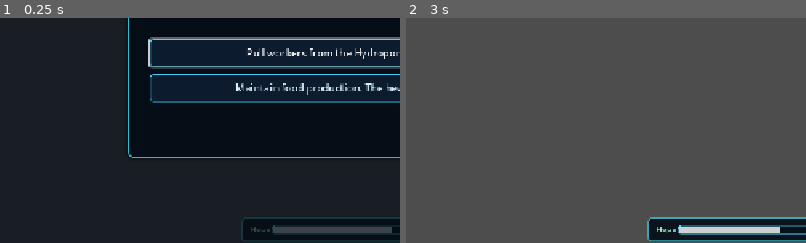
Above: before the commit, frames 1-2 (left to right).
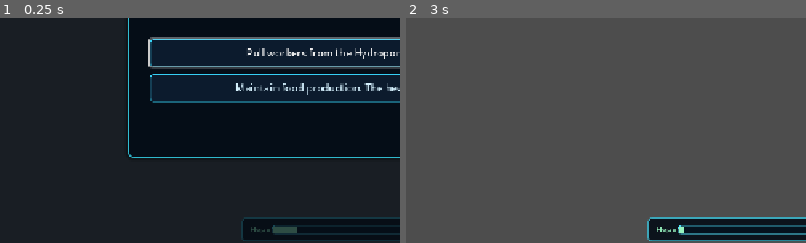
Above: after the commit, the same moments.

Repository: MLinh2407/godot-survival-city-builder-game
Game: Godot game, scene res://scenes/main/Main.tscn
Same seed, same stepped clock (60 frames per second), same inputs: the game is played once before the commit and once after it.
Inputs (mouse positions are % of the whole screen's width and height, from its top left):
- Up to frame 1 (0.25 s): no input
- Up to frame 2 (3 s): click "1x" at 0.5 s; click "2x" at 1.25 s; click (98, 3) at 2 s; click "Pull workers from the Hydropo…" at 2.75 s
The pictures show only the part of the screen within x 0-50%, y 50-100%; the shares and areas given below are measured in that part.

The runs differ from the first frame. In frame 1, 0.6% of the frame differs, in the area x 74-98%, y 92-96%; in frame 2, 0.7%, in the area x 68-94%, y 92-96%.

Commit message:
implement Hope/Order slider verification and ending gates

Diff:
--- a/project.godot
+++ b/project.godot
@@ -23,6 +23,7 @@
 AudioManager="*uid://ddhlbd5igyi77"
 TimeManager="*res://scripts/managers/TimeManager.gd"
 JournalManager="*uid://dkxlw4r4hhgxk"
+EndingManager="*uid://dwu6np34ixhan"
 
 [display]
 
--- a/scenes/UI/BuildingInspector.gd
+++ b/scenes/UI/BuildingInspector.gd
@@ -286,9 +286,9 @@
 				var b = building_system.active_buildings[pos]
 				print("[DEBUG] Building", b.building_name, "pos", pos, "base_power", b.base_production_power, "is_upgraded", b.is_upgraded, "workers", b.workers_assigned)
 
-	# Play upgrade SFX
+	# Play SFX for user feedback
 	if AudioManager and AudioManager.has_method("play_build_sfx"):
-		AudioManager.play_build_sfx("upgrade")
+		AudioManager.play_build_sfx("place")
 
 	if not ResourceManager.consume_materials(cost):
 		push_warning("Upgrade failed: insufficient materials")
--- a/scenes/main/Main.gd
+++ b/scenes/main/Main.gd
@@ -98,6 +98,10 @@
 		food_bar.get_parent().add_child(_ration_buffer_bar)
 		_ration_buffer_bar.visible = false
 
+	# TEMP VERIFICATION — remove after confirming
+	GameManager.hope_order_slider = 10.0
+	print("TEST: Slider forced to 10 — expect Hope zone modifiers in next day tick")
+
 func _on_population_changed() -> void:
 	var p = GameManager.population_state
 	if pop_label and p:
--- a/scripts/managers/AudioManager.gd
+++ b/scripts/managers/AudioManager.gd
@@ -21,20 +21,13 @@
 var sfx_slider_move: AudioStream = preload("res://assets/audio/sfx/ui/sfx_ui_slider_move.mp3")
 var sfx_build_repair: AudioStream = preload("res://assets/audio/sfx/build/sfx_build_finish.mp3")
 var sfx_build_place: AudioStream = preload("res://assets/audio/sfx/build/sfx_build_place.mp3")
-var sfx_build_upgrade: AudioStream = preload("res://assets/audio/sfx/build/sfx_build_upgrade.mp3")
 
 var sfx_death_colonist: AudioStream = null
 var sfx_desertion: AudioStream = null
 
 func play_build_sfx(type: String) -> void:
 	match type:
-		"upgrade":
-			if ui_sfx_player and sfx_build_upgrade:
-				ui_sfx_player.stream = sfx_build_upgrade
-				ui_sfx_player.play()
-				var t = get_tree().create_timer(2.5)
-				t.timeout.connect(Callable(ui_sfx_player, "stop"))
-		"place":
+		"repair", "upgrade", "place":
 			if ui_sfx_player and sfx_build_place:
 				ui_sfx_player.stream = sfx_build_place
 				ui_sfx_player.play()
@@ -46,12 +39,6 @@
 				ui_sfx_player.play()
 				var t2 = get_tree().create_timer(2.5)
 				t2.timeout.connect(Callable(ui_sfx_player, "stop"))
-		"repair":
-			if ui_sfx_player and sfx_build_place:
-				ui_sfx_player.stream = sfx_build_place
-				ui_sfx_player.play()
-				var t = get_tree().create_timer(2.5)
-				t.timeout.connect(Callable(ui_sfx_player, "stop"))
 		_:
 			return
 
--- /dev/null
+++ b/scripts/managers/EndingManager.gd
@@ -0,0 +1,172 @@
+extends Node
+
+# ══════════════════════════════════════════════════════════════════════════════
+# ENDING MANAGER
+# Called once on Day 35 when the storm hits.
+# This is the only place in the codebase where ending selection happens.
+# ══════════════════════════════════════════════════════════════════════════════
+
+signal ending_determined(ending_key: String, rook_alive: bool)
+
+# Ending keys — match endings.json
+const ENDING_THE_SIGNAL        := "the_signal"
+const ENDING_THE_TORCH         := "the_torch"
+const ENDING_THE_NECESSARY_EVIL := "the_necessary_evil"
+const ENDING_THE_QUIET         := "the_quiet"
+
+var _ending_fired: bool = false
+
+# ══════════════════════════════════════════════════════════════════════════════
+# INIT
+# ══════════════════════════════════════════════════════════════════════════════
+
+func _ready() -> void:
+	process_mode = Node.PROCESS_MODE_ALWAYS
+	await get_tree().process_frame
+	if TimeManager:
+		TimeManager.storm_hit.connect(_on_storm_hit)
+	print("EndingManager ready — listening for storm_hit signal.")
+
+# ══════════════════════════════════════════════════════════════════════════════
+# STORM HIT — Day 35 trigger
+# ══════════════════════════════════════════════════════════════════════════════
+
+func _on_storm_hit() -> void:
+	if _ending_fired:
+		return
+	_ending_fired = true
+	determine_ending()
+
+# ══════════════════════════════════════════════════════════════════════════════
+# ENDING DETERMINATION
+# ══════════════════════════════════════════════════════════════════════════════
+
+func determine_ending() -> void:
+	var survival_rate: float  = float(GameManager.current_population) / 847.0
+	var slider_value: float   = GameManager.hope_order_slider
+	var rook_alive: bool      = GameManager.rook_alive
+	var yuna_alive: bool      = GameManager.yuna_alive
+	var vasquez_alive: bool   = GameManager.vasquez_alive
+	var meridian_alive: bool  = GameManager.meridian_alive
+	var all_alive: bool       = rook_alive and yuna_alive and vasquez_alive and meridian_alive
+
+	print("══════════════════════════════════════════════════════")
+	print(" ENDING DETERMINATION — Day 35")
+	print("══════════════════════════════════════════════════════")
+	print(" Survival rate : %.1f%% (%d / 847)" % [survival_rate * 100.0, GameManager.current_population])
+	print(" Slider value  : %.1f" % slider_value)
+	print(" Yuna alive    : %s" % str(yuna_alive))
+	print(" Rook alive    : %s" % str(rook_alive))
+	print(" Vasquez alive : %s" % str(vasquez_alive))
+	print(" MERIDIAN alive: %s" % str(meridian_alive))
+	print(" All alive     : %s" % str(all_alive))
+	print("──────────────────────────────────────────────────────")
+
+	var ending_key: String
+
+	# Step 0 — Secret ending check (highest priority)
+	if all_alive and survival_rate >= GameConstants.ENDING_SIGNAL_RATE:
+		ending_key = ENDING_THE_SIGNAL
+		print(" STEP 0: The Signal conditions met → firing secret ending")
+		_play_ending(ending_key, rook_alive)
+		return
+
+	# Step 1 — Primary gate: survival rate
+	if survival_rate < GameConstants.ENDING_QUIET_RATE:
+		ending_key = ENDING_THE_QUIET
+		print(" STEP 1: Survival rate %.1f%% below %.1f%% threshold → The Quiet" \
+			% [survival_rate * 100.0, GameConstants.ENDING_QUIET_RATE * 100.0])
+		_play_ending(ending_key, rook_alive)
+		return
+
+	# Step 2 — Secondary gate: Hope/Order slider
+	if slider_value < GameConstants.ENDING_SLIDER_MID:
+		ending_key = ENDING_THE_TORCH
+		print(" STEP 2: Slider %.1f below %.1f → The Torch" \
+			% [slider_value, GameConstants.ENDING_SLIDER_MID])
+	else:
+		ending_key = ENDING_THE_NECESSARY_EVIL
+		print(" STEP 2: Slider %.1f at or above %.1f → The Necessary Evil" \
+			% [slider_value, GameConstants.ENDING_SLIDER_MID])
+
+	_play_ending(ending_key, rook_alive)
+
+# ══════════════════════════════════════════════════════════════════════════════
+# PLAY ENDING
+# Loads text from endings.json, emits signal, displays ending screen
+# ══════════════════════════════════════════════════════════════════════════════
+
+func _play_ending(key: String, rook_modifier: bool) -> void:
+	var variant_key: String = key + ("_rook_alive" if rook_modifier else "_rook_dead")
+
+	print("──────────────────────────────────────────────────────")
+	print(" ENDING FIRED: %s | Rook modifier: %s" % [key, str(rook_modifier)])
+	print(" Variant key : %s" % variant_key)
+	print("══════════════════════════════════════════════════════")
+
+	# Load ending text from endings.json
+	var ending_data: Dictionary = _load_ending_data(key, rook_modifier)
+
+	# Emit signal — EndingScreen UI listens and displays
+	ending_determined.emit(key, rook_modifier)
+
+	# Log ending final line to journal
+	var ending_text: String = ending_data.get("final_line", "")
+
+	if ending_text != "":
+		JournalManager.add_entry(ending_text, JournalManager.TYPE_SYSTEM)
+
+	# Play ending music
+	if AudioManager:
+		AudioManager.crossfade_to(AudioManager.track_3, 2.0)
+
+func _load_ending_data(key: String, rook_alive: bool) -> Dictionary:
+	var file = FileAccess.open("res://data/endings.json", FileAccess.READ)
+	if not file:
+		push_warning("EndingManager: Could not open endings.json")
+		return {}
+
+	var content = file.get_as_text()
+	file.close()
+
+	var parsed = JSON.parse_string(content)
+	if typeof(parsed) != TYPE_DICTIONARY:
+		push_warning("EndingManager: endings.json has invalid root")
+		return {}
+
+	# endings is an ARRAY — iterate to find the matching ending_id
+	var endings: Array = parsed.get("endings", [])
+	var ending_entry: Dictionary = {}
+
+	for e in endings:
+		if typeof(e) == TYPE_DICTIONARY and e.get("ending_id", "") == key:
+			ending_entry = e
+			break
+
+	if ending_entry.is_empty():
+		push_warning("EndingManager: No ending found for key '%s'" % key)
+		return {}
+
+	# variants is an ARRAY — find the correct rook variant
+	var variants: Array = ending_entry.get("variants", [])
+	for v in variants:
+		if typeof(v) == TYPE_DICTIONARY and v.get("rook_alive", true) == rook_alive:
+			return v
+
+	# Fallback — return first variant if no exact rook match found
+	if not variants.is_empty():
+		push_warning("EndingManager: No exact rook variant for '%s' rook_alive=%s — using first variant" \
+			% [key, str(rook_alive)])
+		return variants[0]
+
+	return {}
+
+# ══════════════════════════════════════════════════════════════════════════════
+# DEBUG — force-fire a specific ending for testing without playing 35 days
+# Call from the Godot debugger: EndingManager.debug_force_ending("the_torch", true)
+# ══════════════════════════════════════════════════════════════════════════════
+
+func debug_force_ending(key: String, rook_alive: bool) -> void:
+	print("EndingManager: DEBUG — force firing ending '%s' rook_alive=%s" % [key, str(rook_alive)])
+	_ending_fired = false   # Reset so it can fire again
+	_play_ending(key, rook_alive)
--- a/scripts/managers/ResourceManager.gd
+++ b/scripts/managers/ResourceManager.gd
@@ -280,6 +280,22 @@
 	print("--- Day %d | Power: %.1f (Cap:%.1f / Draw:%.1f) | Food: %.0f | Morale: %.1f | Mat: %d" \
 		% [day, net_power, power_capacity, power_draw, food, morale, materials])
 
+	# Hope/Order slider verification — prints modifier state every day
+	var slider: float = GameManager.hope_order_slider
+	if slider <= GameConstants.SLIDER_HOPE_UPPER:
+		print("    [SLIDER] Hope zone (%.1f) | Morale decay ×%.2f | Food efficiency ×%.2f" \
+			% [slider, GameConstants.HOPE_MORALE_DECAY_MODIFIER, GameConstants.HOPE_FOOD_EFFICIENCY_MODIFIER])
+	elif slider >= GameConstants.SLIDER_ORDER_LOWER:
+		print("    [SLIDER] Order zone (%.1f) | Morale decay ×%.2f | Food production ×%.2f" \
+			% [slider, GameConstants.ORDER_MORALE_DECAY_MODIFIER, GameConstants.ORDER_FOOD_PRODUCTION_MODIFIER])
+	else:
+		print("    [SLIDER] Neutral zone (%.1f) | No passive modifiers active" % slider)
+
+	# Ration Store buffer state
+	if ration_store_exists:
+		print("    [RATION] Buffer: %.0f / %.0f | Auto-rationing: %s" \
+			% [ration_buffer, ration_buffer_max, str(auto_rationing_active)])
+
 func on_ration_store_built(is_upgraded: bool) -> void:
 	ration_store_exists = true
 
Not shown, added: scripts/managers/EndingManager.gd.uid
